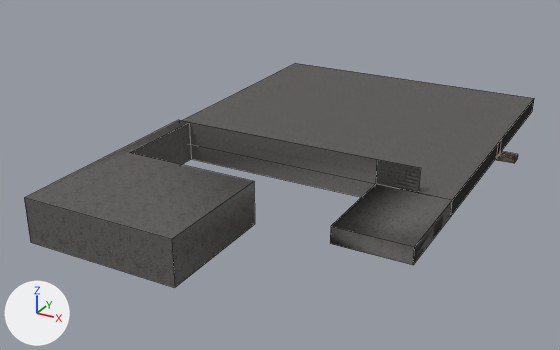
Before and after pictures for a commit that changed the Blender file Assets/3D Models/mainRoomWalls.blend.
Camera for both pictures: a 50 mm lens placed at (203.0, -479.0, 156.0), pointed at (-12.0, -90.0, -38.0). The lights are fixed; the arrows at lower left show +X, +Y and +Z. Mesh edges are drawn as thin lines.

In view in the first picture: 'Room.001'.
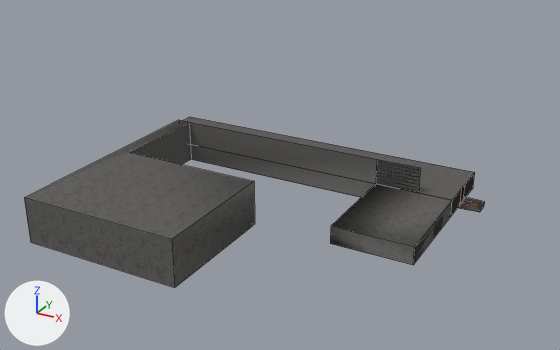
The change, as a diff of the scene's bpy script:
```diff
--- a/Assets/3D Models/mainRoomWalls.blend.py
+++ b/Assets/3D Models/mainRoomWalls.blend.py
@@ me_cube_002 @@
 # used by ob_room_001; location = (-70.5, -106.1, -8.1); rotation_euler = (1.571, 0.0, 0.0), in degrees (90, 0, 0); scale = (0.01, 0.01, 0.01)
-me_cube_002.from_pydata(...)  # 87 vertices, 41 faces, 6 loose edges; spans x -2738.0..18422.0, y -2667.0..-12.0, z -20057.0..12984.0
+me_cube_002.from_pydata(...)  # 88 vertices, 41 faces, 4 loose edges; spans x -2738.0..18422.0, y -2667.0..-12.0, z -4361.0..12984.0
+# me_cube_002 part 1: the loose piece of 4 vertices spanning x 17262.0, y -2512.0..-1512.0, z -20057.0..-10385.0 is deleted
+# me_cube_002 part 2
+# 29 vertices are removed from x -2738.0..18422.0, y -2667.0..-1512.0, z -20057.0..-68.0
+# 21 faces are deleted
+# 4 loose edges are deleted
+# 2 vertices move from x 17262.0, y -2512.0, z -10385.0..-9765.0 to x 17262.0, y -2512.0, z -2427.0..-1808.0
+# 21 vertices are added at x -2738.0..18422.0, y -2667.0..-1512.0, z -4361.0..-57.0
+# 7 new vertices lie (0.0, 1000.0, 0.0) away from vertices in x -2738.0..17262.0, y -2512.0, z -4361.0..-57.0
+# 6 new vertices lie (0.0, 130.0, 0.0) away from vertices in x 17262.0..18274.0, y -2512.0, z -10385.0..-1599.0
+# 2 loose edges are added
+# 1 new face joins them, mat_dirt
+# 20 new faces join them, mat_walls
+# 1 new face joins them, mat_floor
 me_cube_002.materials.append(mat_walls)
```

What differs and where, as boxes [x1, y1, x2, y2] in the pictures (560 x 350 px; the box of a moved part takes in the faces that stretch with it):
'Room.001', reshaped (10% narrower, 24% shorter): before [24, 63, 534, 288]; after [24, 117, 485, 288]
part 1 of me_cube_002, deleted: before [500, 99, 534, 151]
part 2 of me_cube_002, moved or reshaped: before [183, 63, 534, 265]; after [183, 117, 485, 265]
